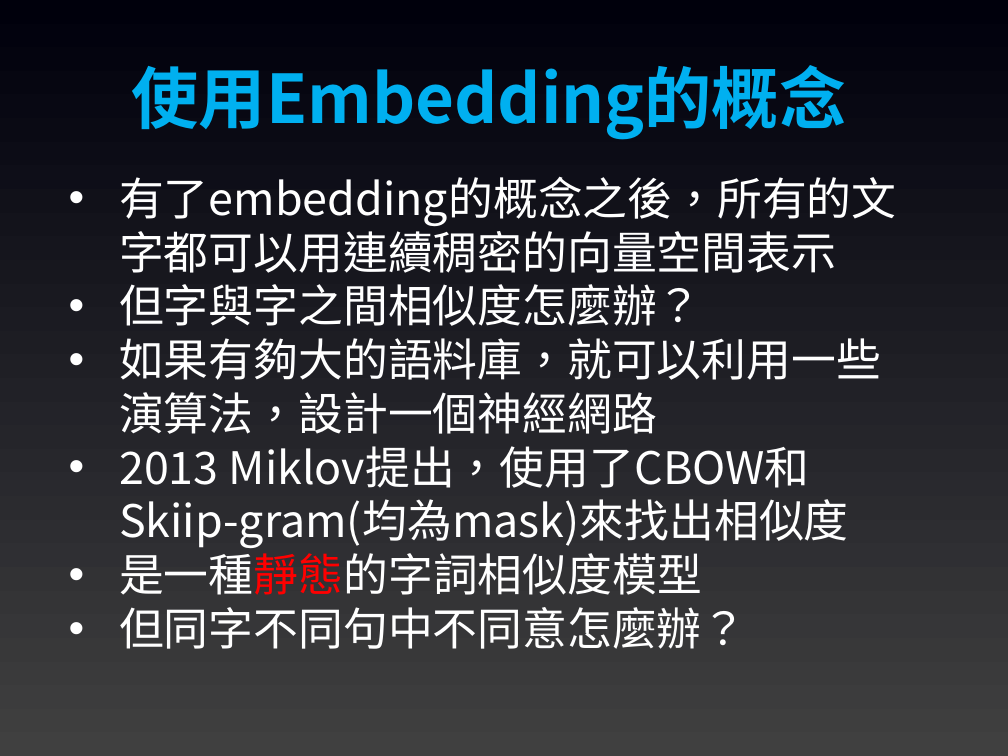
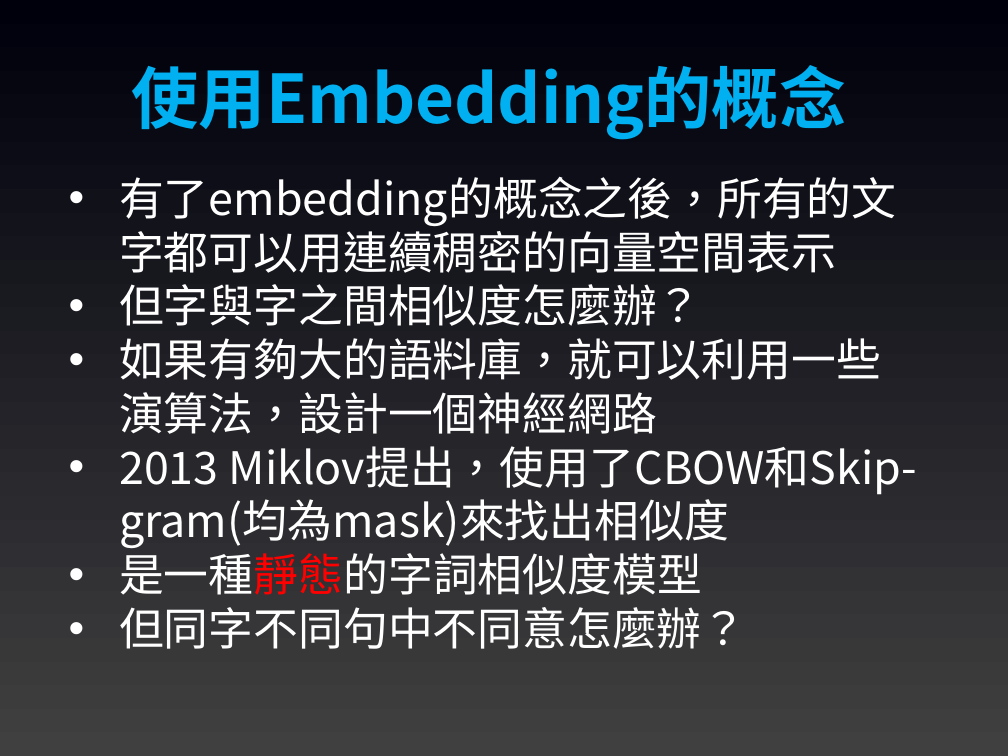
Before and after one commit to joshhu/mustllm2024basic, a slide deck: slide 2 of Slides/04：語言模型的演進/07：Word2Vec介紹.pptx. Drawn at 1008x756 pixels with LibreOffice and Linux fonts; fonts in the diff are those of the drawing. Boxes give left, top, right and bottom in pixels: in the first picture for what was removed or moved away, otherwise in the second. Text is boxed around its words. In the diff, an @@ line names an element or a change of style, - is before the commit and + after.

```diff
--- a/Slides/04：語言模型的演進/07：Word2Vec介紹.pptx
+++ b/Slides/04：語言模型的演進/07：Word2Vec介紹.pptx
@@ text at box(119, 446, 918, 548): text changed @@
-• 2013 Miklov提出，使用了CBOW和Skiip-gram(均為mask)來找出相似度
+• 2013 Miklov提出，使用了CBOW和Skip-gram(均為mask)來找出相似度
```
Also in this commit, not shown: 2 other slides changed, 4 other files.
